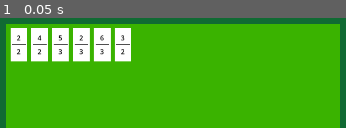
Above: before the commit, frame 1.
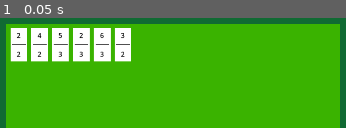
Above: after the commit, the same moment.

Repository: gitAdrianK/GodotCodeAlong
Game: Godot game, scene res://game.tscn
The game is run twice, just before and just after one commit, with the same random seed, the same clock (stepped at 60 frames per second) and the same inputs.
Inputs:
- Up to frame 1 (0.05 s): no input

The runs differ from the first frame. In frame 1, 0.7% of the frame differs, in the area x 4-37%, y 13-36%.

Commit message:
Still getting used to godot UI

Diff:
--- a/coursor.gd
+++ b/coursor.gd
@@ -7,9 +7,9 @@
 # Reparent it to the hand if released on top of the hand
 # Otherwise something something playingfield
 
-func add_child_to_coursor(node):
+func add_child_to_coursor(node : Node):
 	self.add_child(node)
 
 
-func reparent_to_coursor(node):
+func reparent_to_coursor(node : Node):
 	node.reparent(self)
--- a/domino.gd
+++ b/domino.gd
@@ -1,10 +1,10 @@
 class_name Domino
 extends Control
 
-signal domino_clicked(domino)
+signal domino_clicked(domino : Domino)
 # Not doing anything with the released signal yet,
 # probably want to connect it with the coursor though.
-signal domino_released(domino)
+signal domino_released(domino : Domino)
 
 @onready var _top := $HBoxContainer/VBoxContainer/TopLabel
 @onready var _bottom := $HBoxContainer/VBoxContainer/BottomLabel
--- a/domino.tscn
+++ b/domino.tscn
@@ -54,10 +54,18 @@
 horizontal_alignment = 1
 vertical_alignment = 1
 
+[node name="TopCenterMargin" type="MarginContainer" parent="HBoxContainer/VBoxContainer"]
+layout_mode = 2
+size_flags_vertical = 3
+
 [node name="Divider" type="ColorRect" parent="HBoxContainer/VBoxContainer"]
 custom_minimum_size = Vector2(33, 2)
 layout_mode = 2
 color = Color(0, 0, 0, 1)
+
+[node name="BottomCenterMargin" type="MarginContainer" parent="HBoxContainer/VBoxContainer"]
+layout_mode = 2
+size_flags_vertical = 3
 
 [node name="BottomLabel" type="Label" parent="HBoxContainer/VBoxContainer"]
 layout_mode = 2
